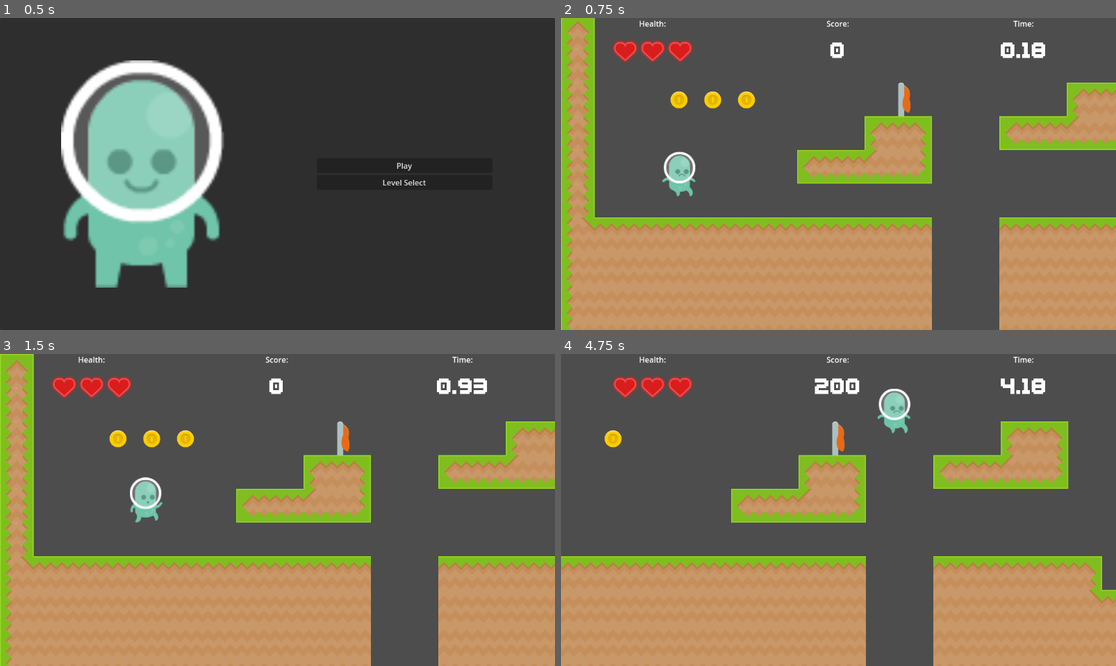
Above: before the commit, frames 1-4 (two rows, left to right).
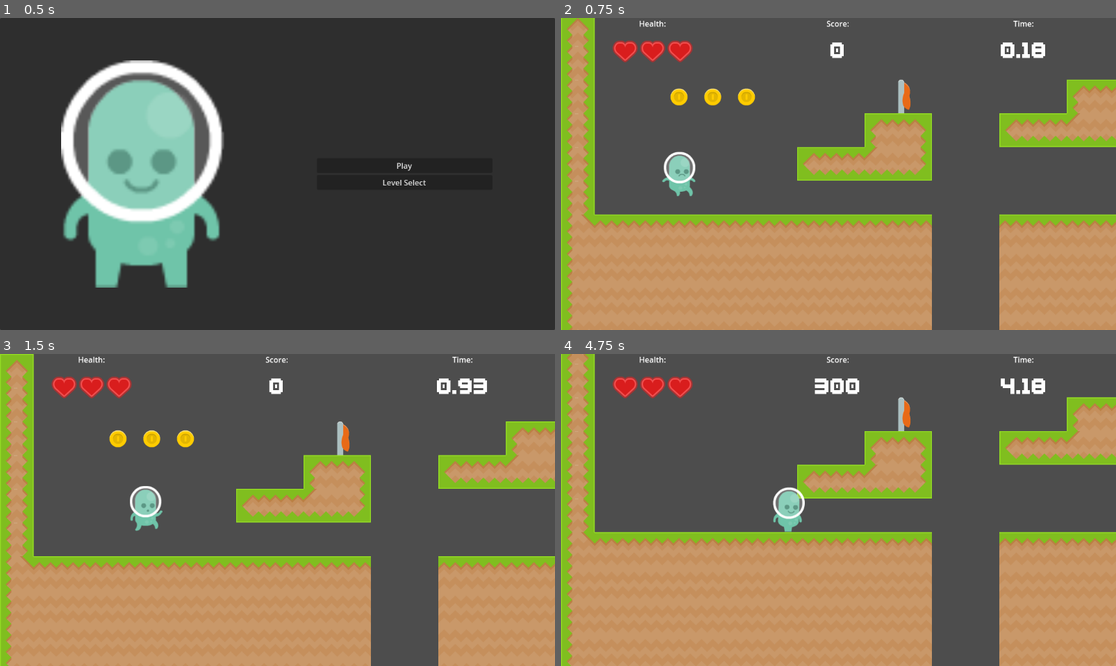
Above: after the commit, the same moments.

Repository: GreenCloversGames/Scalable-Platformer-Template
Game: Godot game, scene res://Scenes/main.tscn
Same seed, same stepped clock (60 frames per second), same inputs: the game is played once before the commit and once after it.
Inputs:
- Up to frame 1 (0.5 s): no input
- Up to frame 2 (0.75 s): click "Play" at 0.5 s
- Up to frame 3 (1.5 s): hold D (move_right) from 1.28 s (still down); tap Space (jump) at 1.35 s
- Up to frame 4 (4.75 s): tap Space (jump) at 1.52, 1.82, 2.27, 2.3, 2.57, 2.85, 3.77, 3.8, 4.07, 4.35, 4.52 s; tap E (interact) at 2.1, 3.6 s; release D (move_right) at 2.78 s; hold A (move_left) 2.78-3.53 s; hold D (move_right) from 3.53 s (still down)

Frame 1 is identical in both runs. In frame 2, 5.5% of the frame differs, in the area x 1-100%, y 0-100%; in frame 3, 0.6%; in frame 4, 35%, in the area x 0-100%, y 0-100%.

Commit message:
Added "peak" gravity boost
Gravity increases as player starts to fall

Diff:
--- a/Scenes/Player/player.gd
+++ b/Scenes/Player/player.gd
@@ -51,6 +51,11 @@
 		else:
 			$AnimatedSprite2D.play("fall")
 
+func handle_gravity(delta):
+	if velocity.y > 0 and jumping:
+		delta *= 1.5
+	super(delta)
+
 func handle_physics(_delta):
 	if is_on_floor():
 		jumping = false
@@ -66,12 +71,10 @@
 		velocity.x = lerp(velocity.x, 0.0, friction)
 
 func handle_jump():
-	if is_on_floor() != last_floor:
-
-		print(is_on_floor(), last_floor)
 	if Input.is_action_just_pressed("jump"):
 		%JumpBufferTimer.start()
-
+	if Input.is_action_just_released("jump") and velocity.y < 0:
+		velocity.y *= 0.5
 	if (not %JumpBufferTimer.is_stopped()) and (is_on_floor() or coyote):
 		velocity.y = jump_vel
 		%JumpBufferTimer.stop()
--- a/Scenes/Player/player.tscn
+++ b/Scenes/Player/player.tscn
@@ -104,7 +104,7 @@
 jump_time_frames = 6
 friction = 0.428
 acceleration = 0.715
-jump_height = 175.0
+jump_height = 175
 
 [node name="CollisionShape2D" parent="." index="0"]
 position = Vector2(0, 9.5)
@@ -128,6 +128,9 @@
 unique_name_in_owner = true
 one_shot = true
 
+[node name="JumpHoldTimer" type="Timer" parent="Timers" index="2"]
+unique_name_in_owner = true
+
 [node name="Hitbox" parent="." index="4"]
 collision_layer = 10
 collision_mask = 6
